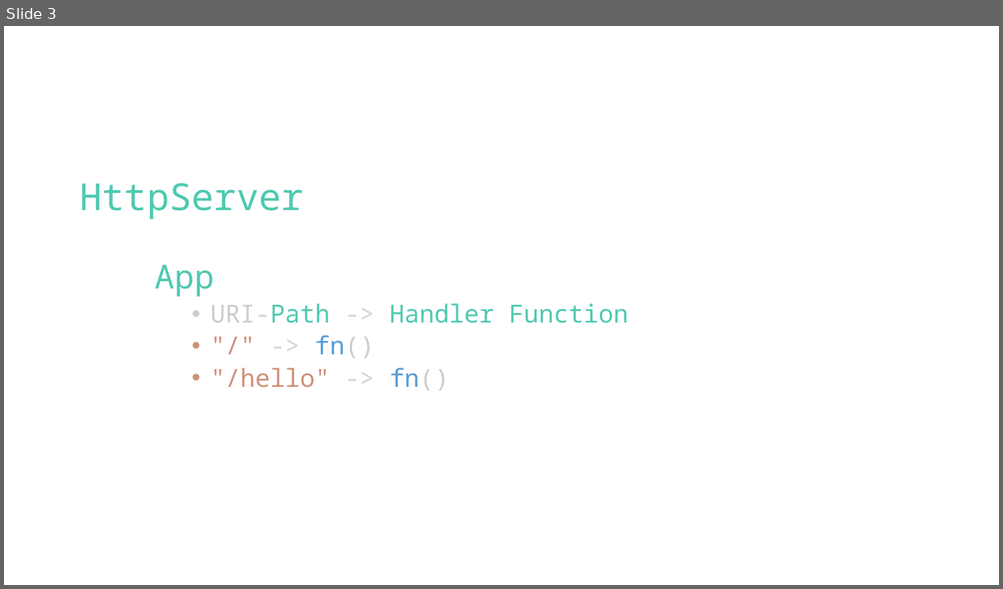
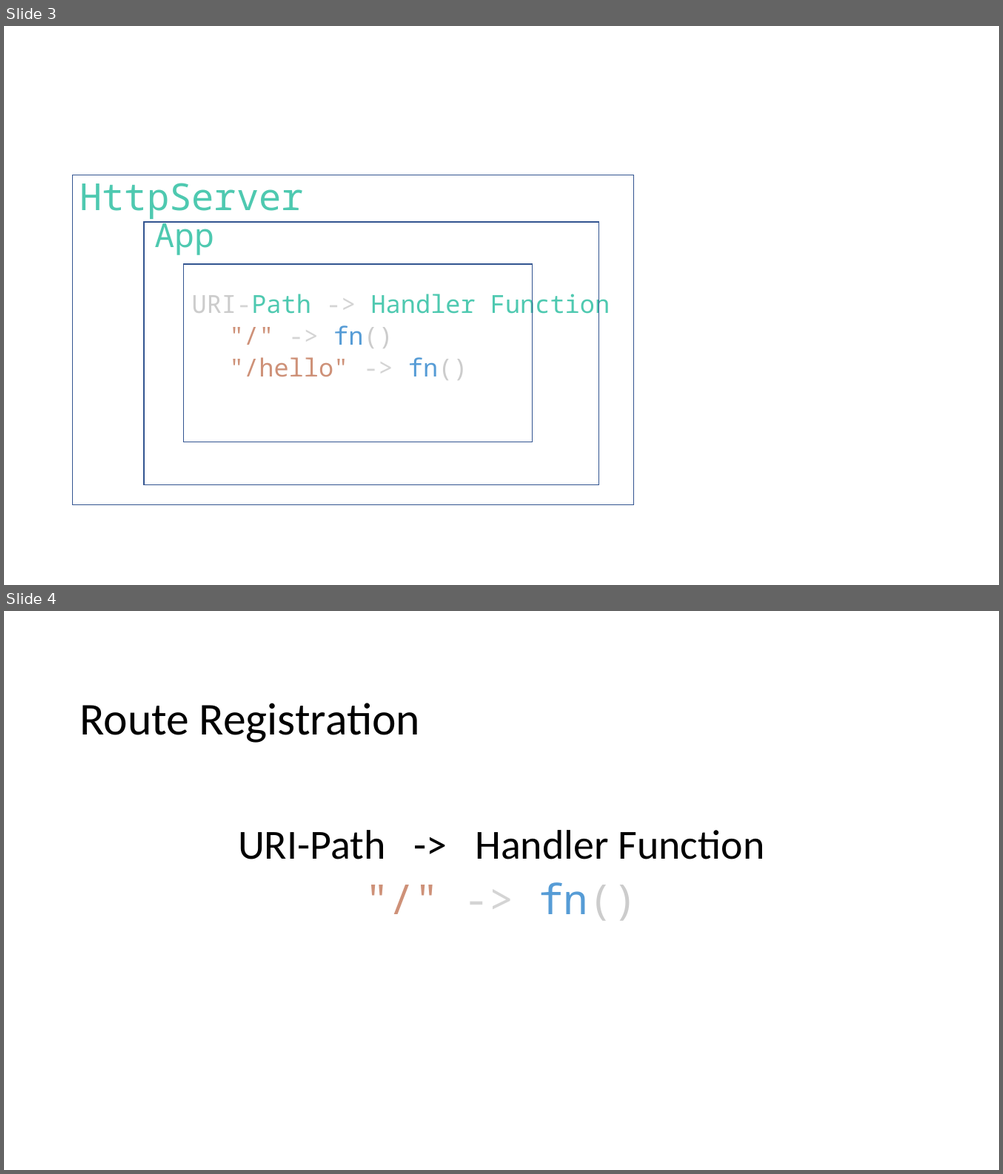
Before and after one commit to floscodes/actix_talk, a slide deck: Pres.pptx. Shown one above the other, each under a label of ours: slide 3 before the commit, slides 3 and 4 after it. The pictures are 1003x589 and 1003x1174 pixels, drawn with LibreOffice and Linux fonts; fonts in the diff are those of the drawing. Boxes give left, top, right and bottom in pixels: in the first picture for what was removed or moved away, otherwise in the second. Text is boxed around its words. In the diff, an @@ line names an element or a change of style, - is before the commit and + after.

```diff
--- a/Pres.pptx
+++ b/Pres.pptx
@@ slide 4 added at box(4, 611, 999, 1170), background #FFFFFF @@
@@ text added at box(79, 703, 420, 743), 44 pt, text #000000 @@
+Route Registration
@@ subtitle added at box(238, 830, 764, 921), 40 pt, text #000000 @@
+URI-Path -> Handler Function
+"/" -> fn()
@@ slide 3 changed as well @@
@@ rectangle added at box(73, 175, 634, 506), outline #325491 1 pt @@
@@ text at box(79, 183, 303, 255): text changed @@
-HttpServer
-App
+HttpServer
+App
@@ rectangle added at box(144, 222, 599, 485), outline #325491 1 pt @@
@@ rectangle added at box(184, 264, 532, 443), outline #325491 1 pt @@
@@ text at box(192, 290, 609, 380): bullet • to none; list level 4 to 5 in ""/" -> fn()"; list level 4 to 5 in ""/hello" -> fn()" @@
```
Also in this commit, not shown: 2 other slides changed, 5 other slides added, 3 other files.
